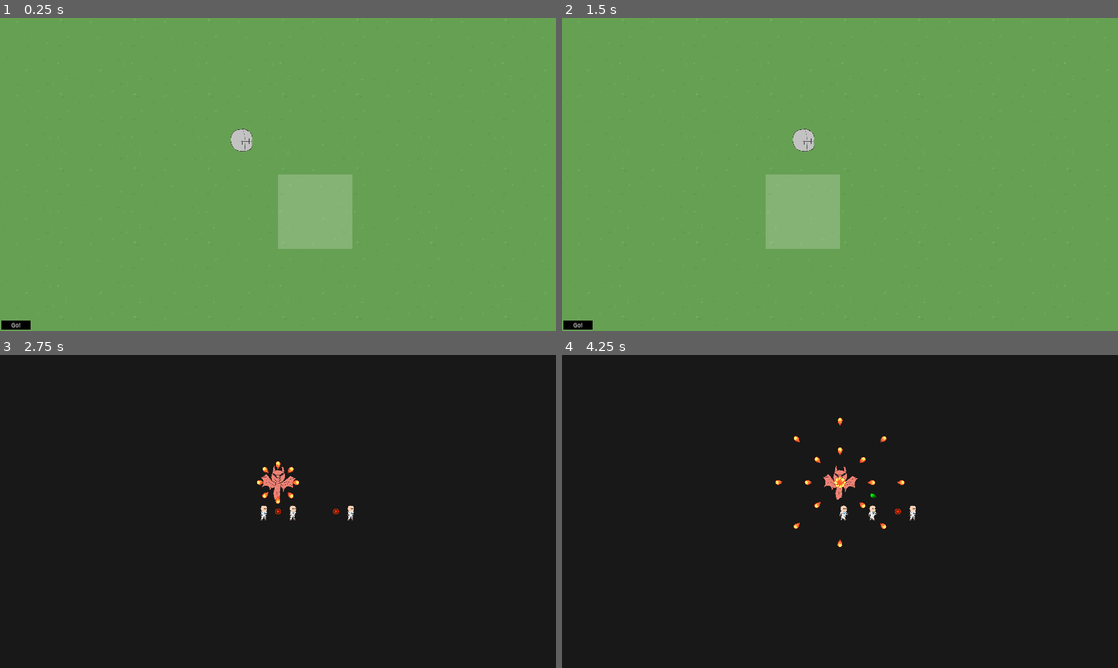
Above: before the commit, frames 1-4 (two rows, left to right).
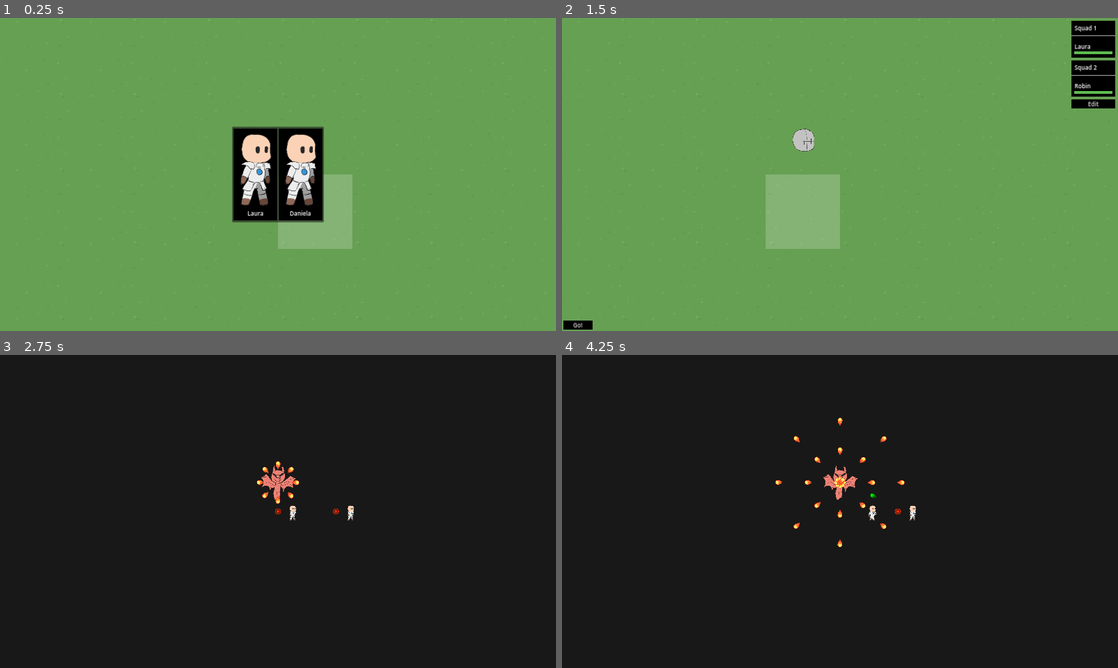
Above: after the commit, the same moments.

Repository: Hokome/BulletHellJam5
Game: Godot game, scene res://game.tscn
Two runs of this game, one before a commit and one after it. Both use one fixed random seed, a clock stepped at 60 frames per second and the inputs below.
Inputs (mouse positions are in pixels of both pictures, inside the frame that each line leads up to):
- Up to frame 1 (0.25 s): no input
- Up to frame 2 (1.5 s): click (817, 174) at 0.52 s; click (817, 174) at 1.27 s
- Up to frame 3 (2.75 s): click "Go!" at 2 s
- Up to frame 4 (4.25 s): tap Enter at 2.75 s; move the mouse to (840, 511) at 2.77 s; click (840, 511) at 2.85 s; move the mouse to (895, 511) at 3.52 s; right-click (895, 511) at 3.6 s; click (895, 511) at 3.67 s

The runs differ from the first frame. In frame 1, 5.2% of the frame differs, in the area x 0-59%, y 34-100%; in frame 2, 2.1%; in frame 3, less than 0.1%; in frame 4, less than 0.1%.

Commit message:
New unit selection

Diff:
--- a/map/map.gd
+++ b/map/map.gd
@@ -1,6 +1,7 @@
 class_name Map extends Node2D
 
 @export var squad_texture: Texture
+
 
 const MAP_SIZE: int = 12
 @warning_ignore("integer_division")
@@ -13,6 +14,10 @@
 @onready var cursor: Node2D = $cursor
 
 var fully_resolved := true
+var is_selecting_new_unit := false:
+	set(val):
+		is_selecting_new_unit = val
+		map_ui.confirm_button.visible = !val
 
 class Tile:
 	var position: Vector2i
@@ -50,25 +55,41 @@
 
 		map_icon.queue_free()
 
-@onready var map_ui = $map_ui
+@onready var map_ui: MapUI = $map_ui
 
 var tiles := []
 var selected_tile: Tile:
 	set(val):
+		if is_selecting_new_unit: return
 		selected_tile = val
+
 		map_ui.is_editing = false
 		um.selected_unit = null
 		um.selected_squad = null
-		if selected_tile != null:
+
+		if selected_tile != null and not is_selecting_new_unit:
 			map_ui.display_squads(selected_tile.squads)
 		else:
 			map_ui.display_squads([])
 
 func _ready():
+
 	generate_map()
 	$map_camera.translate(Vector2.ONE * TILE_SIZE * HALF_MAP)
+	var starter_tile: Tile = tiles[6][6]
+	map.selected_tile = starter_tile
+	is_selecting_new_unit = true
 
-	um.add_squads()
+	for i in 2:
+		var starter_units: Array[UM.Unit] = [UM.Unit.create_random(), UM.Unit.create_random()]
+
+		map_ui.display_new_units(starter_units)
+
+		await map_ui.on_new_unit_selected
+
+	is_selecting_new_unit = false
+	selected_tile = starter_tile
+
 
 func generate_map():
 	var tile_map: TileMap = $tiles
--- a/ui/map_ui.gd
+++ b/ui/map_ui.gd
@@ -1,10 +1,17 @@
 class_name MapUI extends CanvasLayer
 
 signal confirm_button_pressed()
+signal on_new_unit_selected()
 
 @export var squad_ui_scene: PackedScene
 @export var unit_ui_scene: PackedScene
+@export var new_unit_ui_scene: PackedScene
+
 @onready var squad_list = $right/vbox/squads
+@onready var new_unit_display = $center/new_unit_display
+@onready var new_unit_list = $center/new_unit_display/margin/list
+
+@onready var confirm_button = $bottom_left/confirm_button
 @onready var edit_button = $right/vbox/edit
 @onready var new_squad_button = $right/vbox/new_squad
 
@@ -25,6 +32,26 @@
 	$bottom_left/confirm_button.pressed.connect(emit_signal.bind(confirm_button_pressed.get_name()))
 
 func toggle_edit(): is_editing = !is_editing
+
+func display_new_units(units: Array[UM.Unit]):
+	for u in units:
+		var unit_ui: UnitUI = new_unit_ui_scene.instantiate()
+		new_unit_list.add_child(unit_ui)
+		unit_ui.assign_unit(u)
+
+		unit_ui.select_button.pressed.connect(new_unit_selected.bind(u))
+	new_unit_display.visible = true
+
+func new_unit_selected(unit: UM.Unit):
+	var squad: UM.Squad = um.create_squad()
+	squad.add_unit(unit)
+	map.selected_tile.add_squad(squad)
+
+	for c in new_unit_list.get_children():
+		c.queue_free()
+	new_unit_display.visible = false
+
+	on_new_unit_selected.emit()
 
 func display_squads(squads: Array):
 	elem_dictionary.clear()
--- a/ui/map_ui.tscn
+++ b/ui/map_ui.tscn
@@ -1,14 +1,16 @@
-[gd_scene load_steps=5 format=3 uid="uid://b61xruy22uyf5"]
+[gd_scene load_steps=6 format=3 uid="uid://b61xruy22uyf5"]
 
 [ext_resource type="Script" path="res://ui/map_ui.gd" id="1_1u08b"]
 [ext_resource type="PackedScene" uid="uid://ib0wxl0njjfc" path="res://ui/squad_info.tscn" id="2_g75j8"]
 [ext_resource type="PackedScene" uid="uid://dj6bg2xfnf5kl" path="res://ui/unit_info.tscn" id="3_pwmu5"]
+[ext_resource type="PackedScene" uid="uid://cjgt6o7osy4s" path="res://ui/new_unit_info.tscn" id="4_sxqyd"]
 [ext_resource type="Theme" uid="uid://c4511mdsphtiy" path="res://ui/main_theme.tres" id="4_xgdp5"]
 
 [node name="map_ui" type="CanvasLayer"]
 script = ExtResource("1_1u08b")
 squad_ui_scene = ExtResource("2_g75j8")
 unit_ui_scene = ExtResource("3_pwmu5")
+new_unit_ui_scene = ExtResource("4_sxqyd")
 
 [node name="right" type="MarginContainer" parent="."]
 custom_minimum_size = Vector2(100, 0)
@@ -62,4 +64,26 @@
 theme = ExtResource("4_xgdp5")
 text = "Go!"
 
+[node name="center" type="CenterContainer" parent="."]
+anchors_preset = 15
+anchor_right = 1.0
+anchor_bottom = 1.0
+grow_horizontal = 2
+grow_vertical = 2
+mouse_filter = 2
+
+[node name="new_unit_display" type="PanelContainer" parent="center"]
+layout_mode = 2
+
+[node name="margin" type="MarginContainer" parent="center/new_unit_display"]
+layout_mode = 2
+theme_override_constants/margin_left = 10
+theme_override_constants/margin_top = 10
+theme_override_constants/margin_right = 10
+theme_override_constants/margin_bottom = 10
+
+[node name="list" type="HBoxContainer" parent="center/new_unit_display/margin"]
+layout_mode = 2
+theme_override_constants/separation = 10
+
 [connection signal="pressed" from="right/vbox/new_squad" to="." method="_on_new_squad_pressed"]
--- /dev/null
+++ b/ui/new_unit_info.tscn
@@ -0,0 +1,57 @@
+[gd_scene load_steps=6 format=3 uid="uid://cjgt6o7osy4s"]
+
+[ext_resource type="Theme" uid="uid://c4511mdsphtiy" path="res://ui/main_theme.tres" id="1_hpeeg"]
+[ext_resource type="Script" path="res://ui/unit_ui.gd" id="2_ln28w"]
+[ext_resource type="Texture2D" uid="uid://dtuhcjag2ck76" path="res://units/ally/unit.png" id="3_8f3qg"]
+[ext_resource type="Theme" uid="uid://jlx340yoo0en" path="res://ui/over_button.tres" id="4_at4av"]
+
+[sub_resource type="AtlasTexture" id="AtlasTexture_70qu3"]
+atlas = ExtResource("3_8f3qg")
+region = Rect2(597, 301, 93, 209)
+
+[node name="unit" type="PanelContainer" node_paths=PackedStringArray("name_label", "select_button")]
+custom_minimum_size = Vector2(300, 0)
+anchors_preset = 8
+anchor_left = 0.5
+anchor_top = 0.5
+anchor_right = 0.5
+anchor_bottom = 0.5
+offset_left = -100.0
+offset_right = 100.0
+grow_horizontal = 2
+grow_vertical = 2
+theme = ExtResource("1_hpeeg")
+script = ExtResource("2_ln28w")
+name_label = NodePath("margin/vbox/name")
+select_button = NodePath("select")
+
+[node name="margin" type="MarginContainer" parent="."]
+layout_mode = 2
+theme_override_constants/margin_left = 20
+theme_override_constants/margin_top = 20
+theme_override_constants/margin_right = 20
+theme_override_constants/margin_bottom = 20
+
+[node name="vbox" type="VBoxContainer" parent="margin"]
+layout_mode = 2
+
+[node name="character_margin" type="MarginContainer" parent="margin/vbox"]
+layout_mode = 2
+theme_override_constants/margin_left = 20
+theme_override_constants/margin_top = 20
+theme_override_constants/margin_right = 20
+theme_override_constants/margin_bottom = 20
+
+[node name="character" type="TextureRect" parent="margin/vbox/character_margin"]
+layout_mode = 2
+texture = SubResource("AtlasTexture_70qu3")
+expand_mode = 5
+
+[node name="name" type="Label" parent="margin/vbox"]
+layout_mode = 2
+text = "John"
+horizontal_alignment = 1
+
+[node name="select" type="Button" parent="."]
+layout_mode = 2
+theme = ExtResource("4_at4av")
--- a/ui/unit_ui.gd
+++ b/ui/unit_ui.gd
@@ -3,9 +3,12 @@
 
 @export var name_label: Label
 @export var hp_bar: ProgressBar
+
 @export var select_button: Button
 
 func assign_unit(unit: UM.Unit):
 	name_label.text = unit.name
-	hp_bar.max_value = unit.max_hp
-	hp_bar.value = unit.hp
+
+	if hp_bar:
+		hp_bar.max_value = unit.max_hp
+		hp_bar.value = unit.hp
--- a/units/unit_manager.gd
+++ b/units/unit_manager.gd
@@ -34,6 +34,40 @@
 		if units.is_empty():
 			marked_delete = true
 
+const UNIT_NAMES = [
+	"John",
+	"Bob",
+	"Kevin",
+	"Lito",
+	"Hugo",
+	"Hans",
+	"William",
+	"Albert",
+	"Cyril",
+	"Charles",
+	"Vincent",
+	"Leo",
+	"Juan",
+	"Julian",
+	"Milo",
+]
+const FEMININE_NAMES = [
+	"Maria",
+	"Karen",
+	"Emily",
+	"Laura",
+	"Elise",
+	"Sarah",
+	"Angela",
+	"Cecile",
+	"Claire",
+	"Lucie",
+	"Rebecca",
+	"Robin",
+	"Daniela",
+	"Luana",
+]
+
 class Unit extends RefCounted:
 	var name: String
 	var hp: int
@@ -44,6 +78,14 @@
 
 	func remove_from_squad():
 		squad.remove_unit(self)
+
+	static func create_random() -> Unit:
+		var unit := Unit.new()
+		unit.name = FEMININE_NAMES.pick_random()
+		unit.max_hp = 5
+		unit.hp = unit.max_hp
+
+		return unit
 
 func create_squad() -> Squad:
 	var squad: Squad = Squad.new()
Not shown, changed: docs/tasks.md
